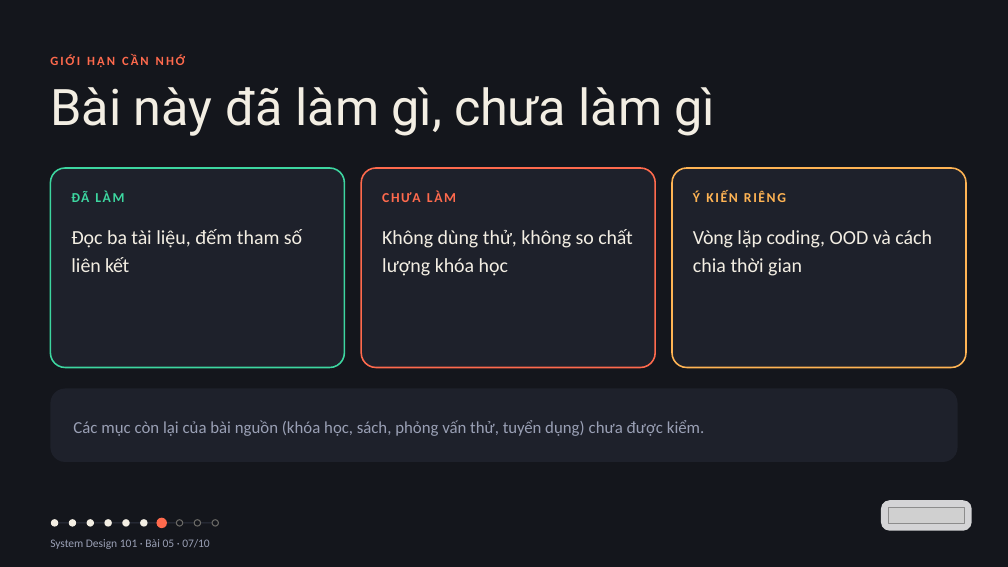
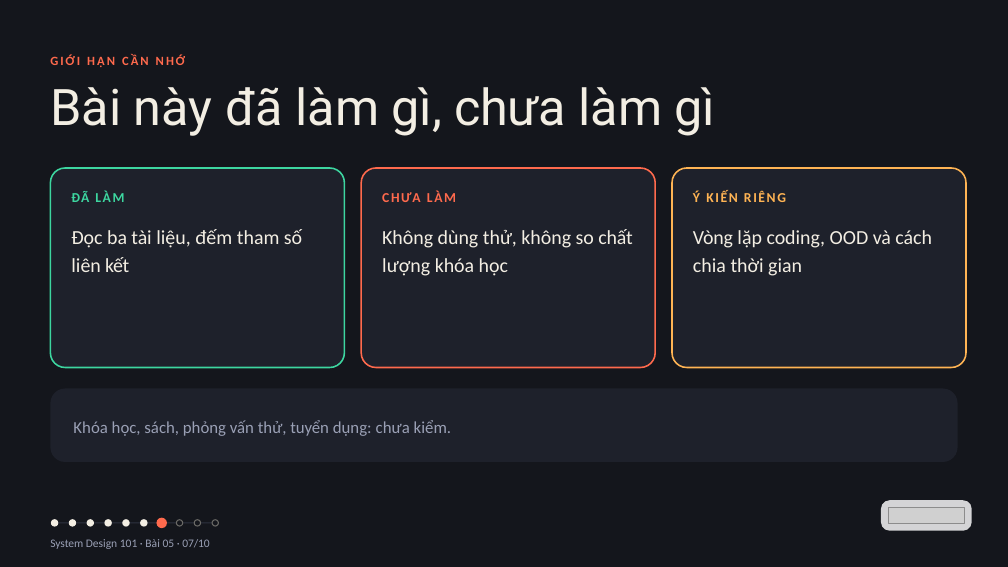
Before and after one commit to vohoailinh90/tool-marketing-studio, a slide deck: slide 7 of system-design-101/vi/lessons/sd-05-005/slides/sd-05-005.pptx. Drawn at 1008x567 pixels with LibreOffice and Linux fonts; fonts in the diff are those of the drawing; grey boxes stand for pictures. Boxes give left, top, right and bottom in pixels: in the first picture for what was removed or moved away, otherwise in the second. Text is boxed around its words. In the diff, an @@ line names an element or a change of style, - is before the commit and + after.

```diff
--- a/system-design-101/vi/lessons/sd-05-005/slides/sd-05-005.pptx
+++ b/system-design-101/vi/lessons/sd-05-005/slides/sd-05-005.pptx
@@ text at (x1=73, y1=420, x2=451, y2=436): text changed @@
-Các mục còn lại của bài nguồn (khóa học, sách, phỏng vấn thử, tuyển dụng) chưa được kiểm.
+Khóa học, sách, phỏng vấn thử, tuyển dụng: chưa kiểm.
```
Also in this commit, not shown: 7 other slides changed, 4 other files.
